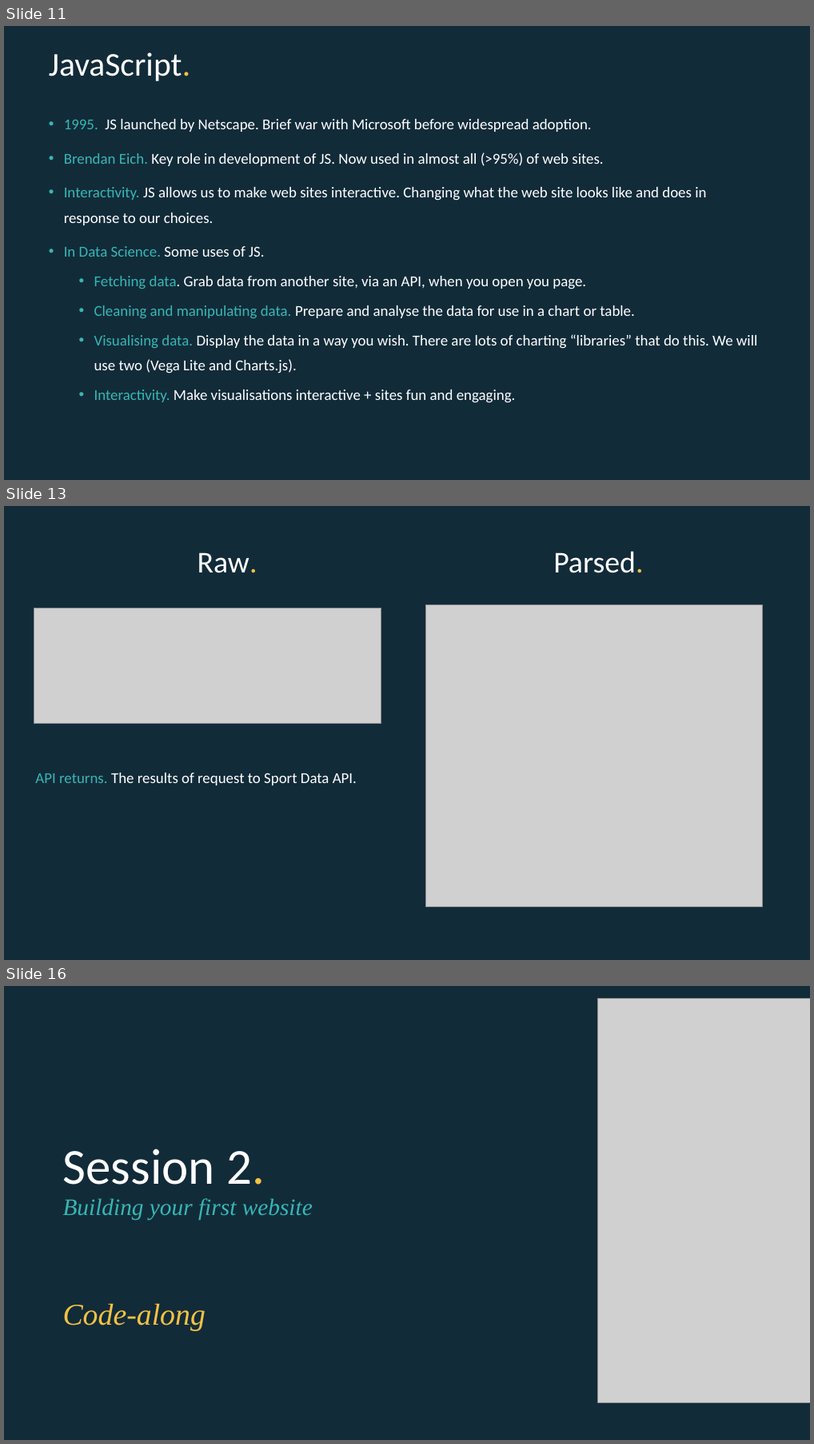
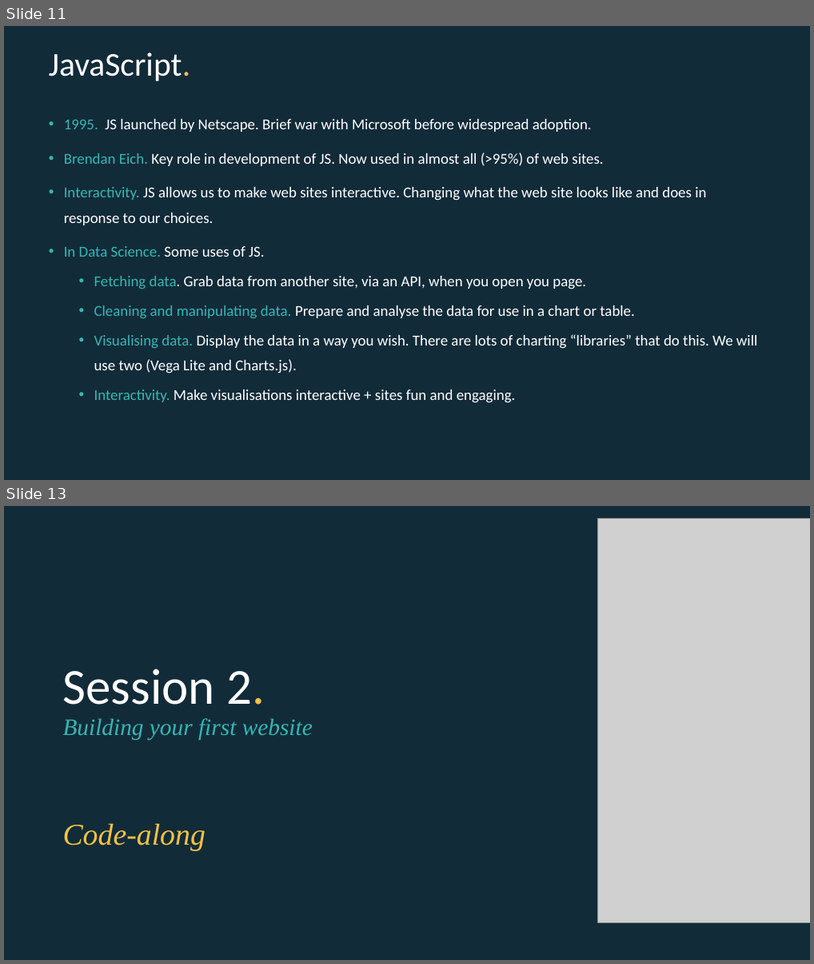
Before and after one commit to EconomicsObservatory/courses, a slide deck: 2/2_Building_your_first_website.pptx. Shown one above the other, each under a label of ours: slides 11, 13 and 16 before the commit, slides 11 and 13 after it; the slides between them are not shown. The pictures are 814x1444 and 814x964 pixels, drawn with LibreOffice and Linux fonts; fonts in the diff are those of the drawing; grey boxes stand for pictures. Boxes give left, top, right and bottom in pixels: in the first picture for what was removed or moved away, otherwise in the second. Text is boxed around its words. In the diff, an @@ line names an element or a change of style, - is before the commit and + after.

```diff
--- a/2/2_Building_your_first_website.pptx
+++ b/2/2_Building_your_first_website.pptx
@@ slide 13 removed at (x1=4, y1=506, x2=810, y2=960), background #122B39 @@
@@ text removed at (x1=198, y1=552, x2=258, y2=573) @@
-Raw.
@@ text removed at (x1=554, y1=551, x2=643, y2=573) @@
-Parsed.
@@ picture removed at (x1=34, y1=608, x2=382, y2=723) @@
@@ picture removed at (x1=426, y1=604, x2=762, y2=907) @@
@@ text removed at (x1=35, y1=772, x2=357, y2=785) @@
-  API returns. The results of request to Sport Data API.
@@ what was slide 16 is now slide 13 @@
```
Also in this commit, not shown: 1 slide added, 3 other slides removed.
